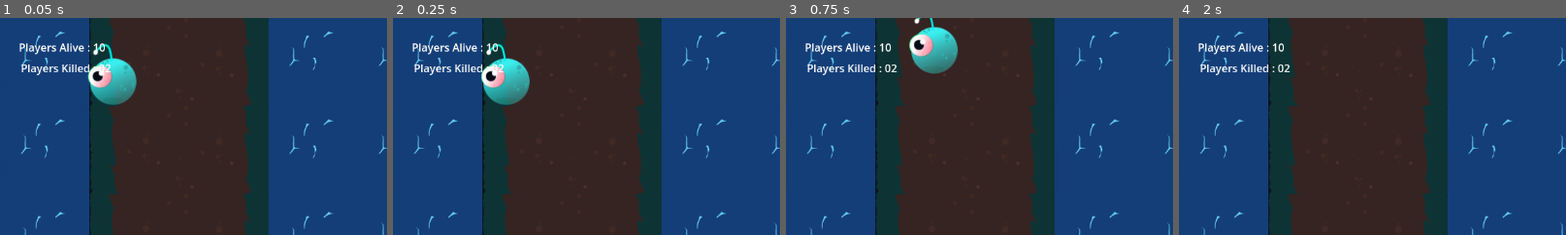
Above: before the commit, frames 1-4 (left to right).
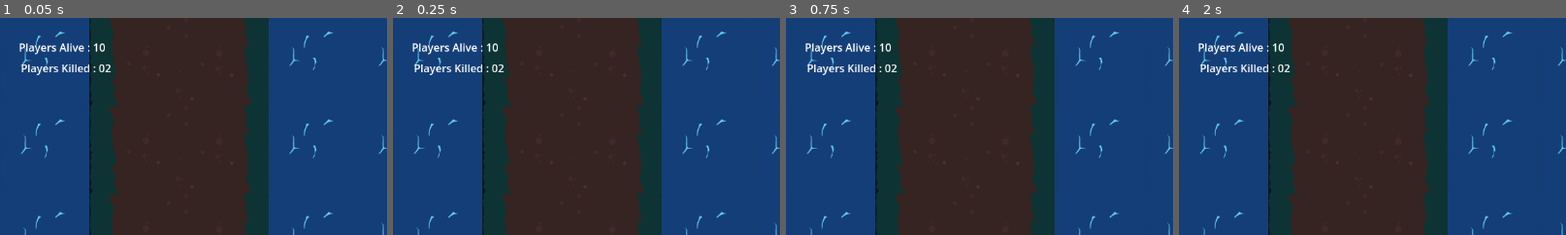
Above: after the commit, the same moments.

Repository: slashritesh/txv-zombie-game
Game: Godot game, scene res://level/level.tscn
The game is run twice, just before and just after one commit, with the same random seed, the same clock (stepped at 60 frames per second) and the same inputs.
Inputs:
- Up to frame 1 (0.05 s): no input
- Up to frame 2 (0.25 s): no input
- Up to frame 3 (0.75 s): tap Enter at 0.5 s; hold Right (right) from 0.53 s (still down)
- Up to frame 4 (2 s): release Right (right) at 1.28 s; hold Down (down) from 1.28 s (still down)
The pictures show only the part of the screen within x 0-50%, y 0-50%; the shares and areas given below are measured in that part.

The runs differ from the first frame. In frame 1, 2.2% of the frame differs, in the area x 22-36%, y 11-41%; in frame 2, 2.2%; in frame 3, 2.2%; in frame 4, nothing differs.

Commit message:
showing players both side

Diff:
--- a/level/SceneManager.gd
+++ b/level/SceneManager.gd
@@ -6,8 +6,10 @@
 	var index = 0
 	for i in GameManager.players:
 		var currentPlayer = PlayerScene.instantiate()
+		currentPlayer.name = str(GameManager.players[i].id)
 		add_child(currentPlayer)
 
+		#spawing palyer location
 		for spwan in get_tree().get_nodes_in_group("playerSpawnPoint"):
 			if spwan.name == str(index):
 				currentPlayer.global_position = spwan.global_position
@@ -15,6 +17,7 @@
 	pass
 
 
-# Called every frame. 'delta' is the elapsed time since the previous frame.
+
 func _process(_delta):
+
 	pass
--- a/level/level.tscn
+++ b/level/level.tscn
@@ -621,6 +621,7 @@
 [node name="enemies" type="Node2D" parent="."]
 
 [node name="zombie" parent="enemies" instance=ExtResource("3_esuh1")]
+position = Vector2(2566, -161)
 
 [node name="ui" type="CanvasLayer" parent="."]
 script = ExtResource("8_x2sxm")
@@ -642,7 +643,7 @@
 [node name="spawnLocations" type="Node" parent="."]
 
 [node name="0" type="Node2D" parent="spawnLocations" groups=["playerSpawnPoint"]]
-position = Vector2(2131, -422)
+position = Vector2(2716, -97)
 
 [node name="1" type="Node2D" parent="spawnLocations" groups=["playerSpawnPoint"]]
-position = Vector2(2740, -142)
+position = Vector2(2511, -299)
--- a/multiplyer-control/multiplayerController.gd
+++ b/multiplyer-control/multiplayerController.gd
@@ -48,13 +48,15 @@
 	if multiplayer.is_server():
 		for i in GameManager.players:
 			SendPlayerInformation.rpc(GameManager.players[i].name,i)
+	print("send info",name,id)
 	pass
 
-@rpc("any_peer")
+@rpc("any_peer","call_local")
 func StartGame():
 	var Scene = load("res://level/level.tscn").instantiate()
 	get_tree().root.add_child(Scene)
 	self.hide()
+	print("starting game")
 	pass
 
 #--------------------------------------
--- a/player/player.gd
+++ b/player/player.gd
@@ -4,10 +4,15 @@
 
 
 func  _ready():
+	$MultiplayerSynchronizer.set_multiplayer_authority(str(name).to_int())
+	print("Player scene ready on instance with ID:", name)
 	pass
 
 func  _process(_delta):
-	var direction = Input.get_vector("left","right","up","down")
-	velocity = direction * speed
-	move_and_slide()
+	if $MultiplayerSynchronizer.get_multiplayer_authority() == multiplayer.get_unique_id():
+		var direction = Input.get_vector("left","right","up","down")
+		velocity = direction * speed
+		move_and_slide()
+
+
 	pass
--- a/player/player.tscn
+++ b/player/player.tscn
@@ -1,10 +1,20 @@
-[gd_scene load_steps=4 format=3 uid="uid://5uits3o3c8h1"]
+[gd_scene load_steps=5 format=3 uid="uid://5uits3o3c8h1"]
 
 [ext_resource type="Script" path="res://player/player.gd" id="1_kkt1i"]
 [ext_resource type="Texture2D" uid="uid://dvm3lu3xo5i7e" path="res://assets/player.png" id="2_ctypt"]
 
 [sub_resource type="CircleShape2D" id="CircleShape2D_lex74"]
 radius = 26.0192
+
+[sub_resource type="SceneReplicationConfig" id="SceneReplicationConfig_7i4j5"]
+properties/0/path = NodePath(".:position")
+properties/0/spawn = true
+properties/0/sync = true
+properties/0/watch = false
+properties/1/path = NodePath("Camera2D:position")
+properties/1/spawn = true
+properties/1/sync = true
+properties/1/watch = false
 
 [node name="player" type="CharacterBody2D"]
 position = Vector2(75, 58)
@@ -16,9 +26,10 @@
 texture = ExtResource("2_ctypt")
 
 [node name="CollisionShape2D" type="CollisionShape2D" parent="."]
-visible = false
 position = Vector2(0, 12)
 shape = SubResource("CircleShape2D_lex74")
 
+[node name="MultiplayerSynchronizer" type="MultiplayerSynchronizer" parent="."]
+replication_config = SubResource("SceneReplicationConfig_7i4j5")
+
 [node name="Camera2D" type="Camera2D" parent="."]
-position = Vector2(1, 0)
--- a/zombie/zombie.gd
+++ b/zombie/zombie.gd
@@ -14,11 +14,8 @@
 	move_and_slide()
 
 func make_path():
-	for onePlayer in get_tree().get_nodes_in_group("playerSpawnPoint"):
-		var index = 0
-		if onePlayer.name == str(index):
-			navigation_agent.target_position = onePlayer.global_position
-		index += 1
+	var _allplayers = get_tree().get_nodes_in_group("playerSpawnPoint")
+
 
 
 
--- a/zombie/zombie.tscn
+++ b/zombie/zombie.tscn
@@ -18,6 +18,7 @@
 texture = ExtResource("2_4n0py")
 
 [node name="NavigationAgent2D" type="NavigationAgent2D" parent="."]
+debug_enabled = true
 
 [node name="CollisionShape2D" type="CollisionShape2D" parent="."]
 position = Vector2(-12, 18)
